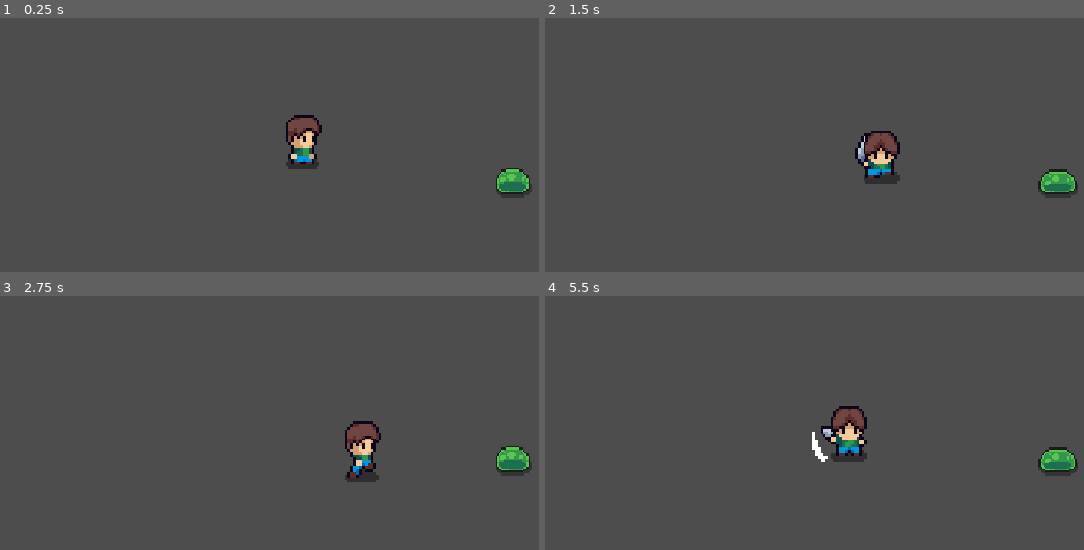
Above: before the commit, frames 1-4 (two rows, left to right).
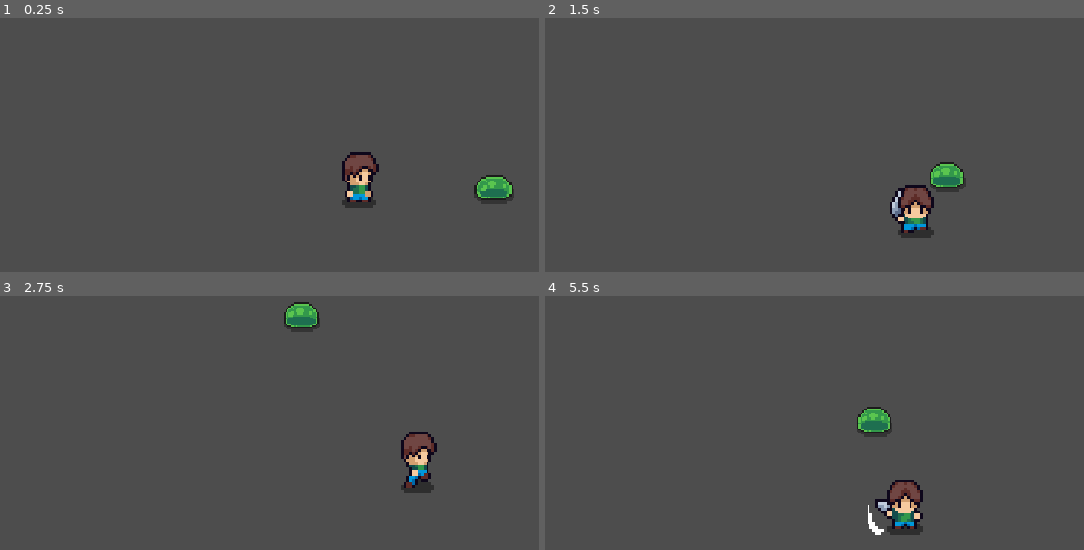
Above: after the commit, the same moments.

Repository: waxy122/Test_Run
Game: Godot game, scene res://Scenes/main.tscn
Same seed, same stepped clock (60 frames per second), same inputs: the game is played once before the commit and once after it.
Inputs (mouse positions are in pixels of both pictures, inside the frame that each line leads up to):
- Up to frame 1 (0.25 s): no input
- Up to frame 2 (1.5 s): move the mouse to (1078, 160) at 0.52 s; hold Right (right) 0.53-1.28 s; click (1078, 160) at 0.6 s; move the mouse to (744, 205) at 1.27 s; hold Down (down) from 1.28 s (still down); click (744, 205) at 1.35 s
- Up to frame 3 (2.75 s): move the mouse to (436, 362) at 2.02 s; release Down (down) at 2.03 s; hold Right (right) from 2.03 s (still down); click (436, 362) at 2.1 s
- Up to frame 4 (5.5 s): move the mouse to (outside the picture) at 2.77 s; release Right (right) at 2.78 s; hold Up (up) 2.78-3.53 s; click (outside the picture) at 2.85 s; move the mouse to (outside the picture) at 3.52 s; hold Left (left) 3.53-5.03 s; click (outside the picture) at 3.6 s; move the mouse to (663, 392) at 4.27 s; click (663, 392) at 4.35 s; move the mouse to (943, 461) at 5.02 s; hold Down (down) from 5.03 s (still down); click (943, 461) at 5.1 s

The runs differ from the first frame. In frame 1, 3.5% of the frame differs, in the area x 53-99%, y 38-75%; in frame 2, 4.1%; in frame 3, 3.8%; in frame 4, 4.2%, in the area x 49-99%, y 43-95%.

Commit message:
Add player collision/camera and enemy grouping
Add a CapsuleShape2D and CollisionShape2D to the Player and enable a Camera2D with smoothing for improved player collisions and camera behavior. Switch slime to an Enemy group (and mark its AnimatedSprite2D as Enemy), adjust its position in the main scene, and add a frame_progress tweak. Update player.gd to trigger attack on input and use group-based hit detection (body.is_in_group("Enemy")), removing the previous name-based check and the movement lock while attacking. Add the Enemy global group and set window stretch aspect to expand in project.godot.

Diff:
--- a/Scenes/main.tscn
+++ b/Scenes/main.tscn
@@ -9,4 +9,4 @@
 position = Vector2(495, 269)
 
 [node name="Slime" parent="." unique_id=1412222983 instance=ExtResource("2_bo1nx")]
-position = Vector2(797.00006, 320)
+position = Vector2(689.00006, 273)
--- a/Scenes/player.tscn
+++ b/Scenes/player.tscn
@@ -420,6 +420,10 @@
 "name": &"run_up",
 "speed": 7.0
 }]
+
+[sub_resource type="CapsuleShape2D" id="CapsuleShape2D_6t5aa"]
+radius = 6.0
+height = 19.5
 
 [sub_resource type="CircleShape2D" id="CircleShape2D_6t5aa"]
 
@@ -438,6 +442,16 @@
 volume_db = -8.0
 pitch_scale = 3.0
 
+[node name="CollisionShape2D" type="CollisionShape2D" parent="." unique_id=1705290153]
+visible = false
+shape = SubResource("CapsuleShape2D_6t5aa")
+
+[node name="Camera2D" type="Camera2D" parent="." unique_id=525547339]
+position_smoothing_enabled = true
+position_smoothing_speed = 3.0
+rotation_smoothing_enabled = true
+rotation_smoothing_speed = 4.67
+
 [node name="Hitbox" type="Area2D" parent="." unique_id=122300875]
 position = Vector2(5.5, 2.25)
 metadata/_edit_group_ = true
--- a/Scenes/slime.tscn
+++ b/Scenes/slime.tscn
@@ -163,13 +163,14 @@
 [sub_resource type="CircleShape2D" id="CircleShape2D_jokqx"]
 radius = 7.3756356
 
-[node name="Slime" type="CharacterBody2D" unique_id=1412222983]
+[node name="Slime" type="CharacterBody2D" unique_id=1412222983 groups=["Enemy"]]
 scale = Vector2(2.5, 2.5)
 
-[node name="AnimatedSprite2D" type="AnimatedSprite2D" parent="." unique_id=687889871]
+[node name="AnimatedSprite2D" type="AnimatedSprite2D" parent="." unique_id=687889871 groups=["Enemy"]]
 sprite_frames = SubResource("SpriteFrames_llvkk")
 animation = &"idle"
 autoplay = "idle"
+frame_progress = 0.72659683
 
 [node name="CollisionShape2D" type="CollisionShape2D" parent="." unique_id=1738875638]
 shape = SubResource("CircleShape2D_jokqx")
--- a/Scripts/player.gd
+++ b/Scripts/player.gd
@@ -18,12 +18,9 @@
 func _physics_process(_delta: float) -> void:
 	hitbox.monitoring = false
 
+	#attack sys
 	if Input.is_action_just_pressed("attack") and not is_attacking:
 		attack()
-
-	if is_attacking:
-		velocity = Vector2.ZERO
-		return
 
 	process_movement()
 	_process_animation()
@@ -86,5 +83,5 @@
 
 
 func _on_hitbox_body_entered(body: Node) -> void:
-	if is_attacking and body.name.begins_with("Slime"):
-		print("Hit:", body.name)
+	if is_attacking and body.is_in_group("Enemy"):
+		print("Hit an enemy!")
--- a/project.godot
+++ b/project.godot
@@ -18,6 +18,11 @@
 [display]
 
 window/stretch/mode="canvas_items"
+window/stretch/aspect="expand"
+
+[global_group]
+
+Enemy=""
 
 [input]
 
